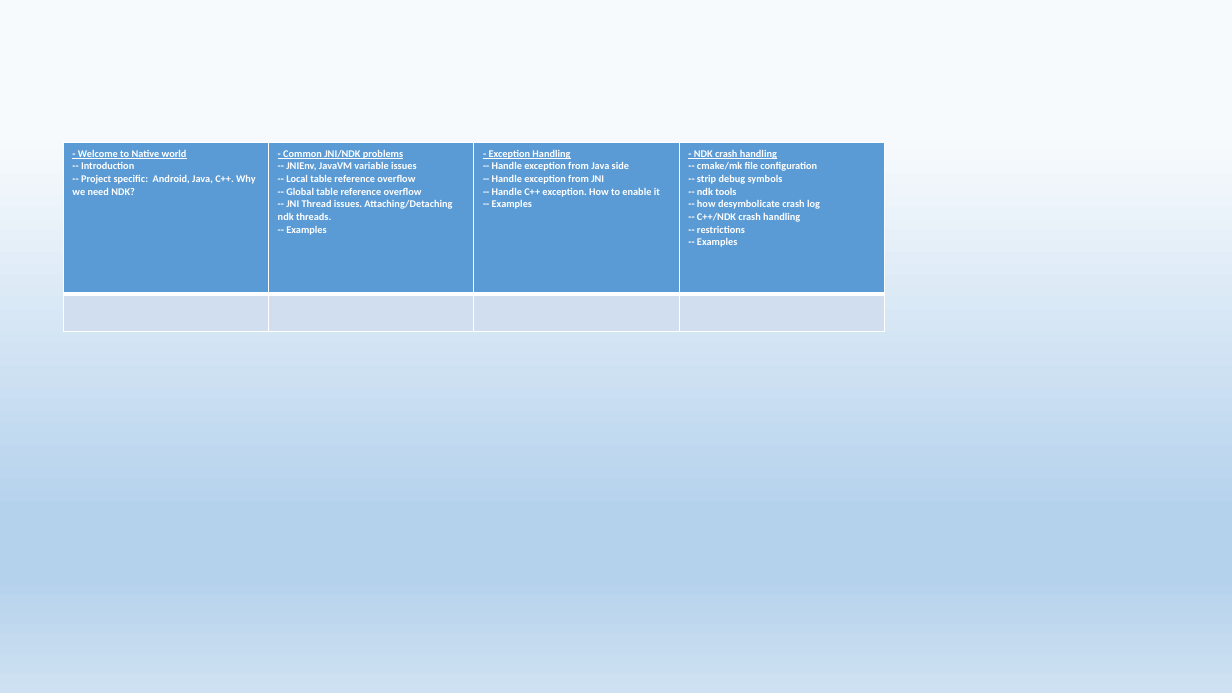
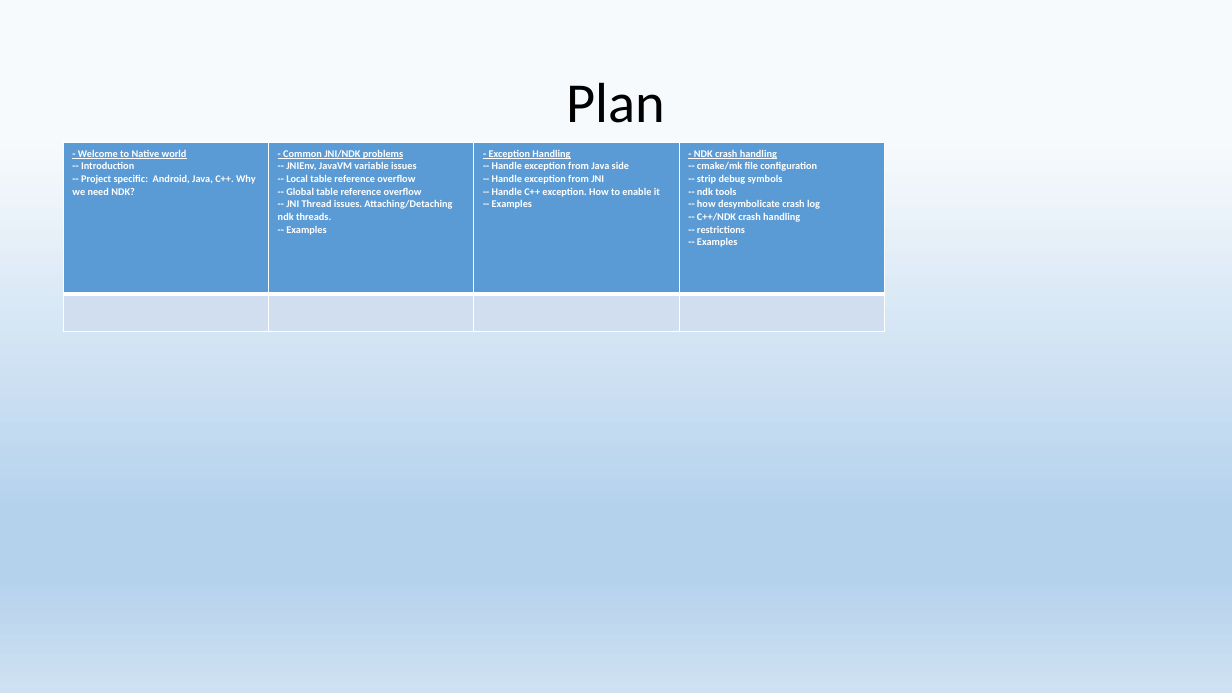
Before and after one commit to 9majka/NDK_presentation, a slide deck: slide 2 of NDK.pptx (slide 3 before the commit). Drawn at 1232x693 pixels with LibreOffice and Linux fonts; fonts in the diff are those of the drawing. Boxes give left, top, right and bottom in pixels: in the first picture for what was removed or moved away, otherwise in the second. Text is boxed around its words. In the diff, an @@ line names an element or a change of style, - is before the commit and + after.

```diff
--- a/NDK.pptx
+++ b/NDK.pptx
@@ title added at box(567, 82, 666, 123), 44 pt, text #000000 @@
+Plan
```
Also in this commit, not shown: 4 other slides changed, 2 slides added, 1 slide removed, 10 other files.
